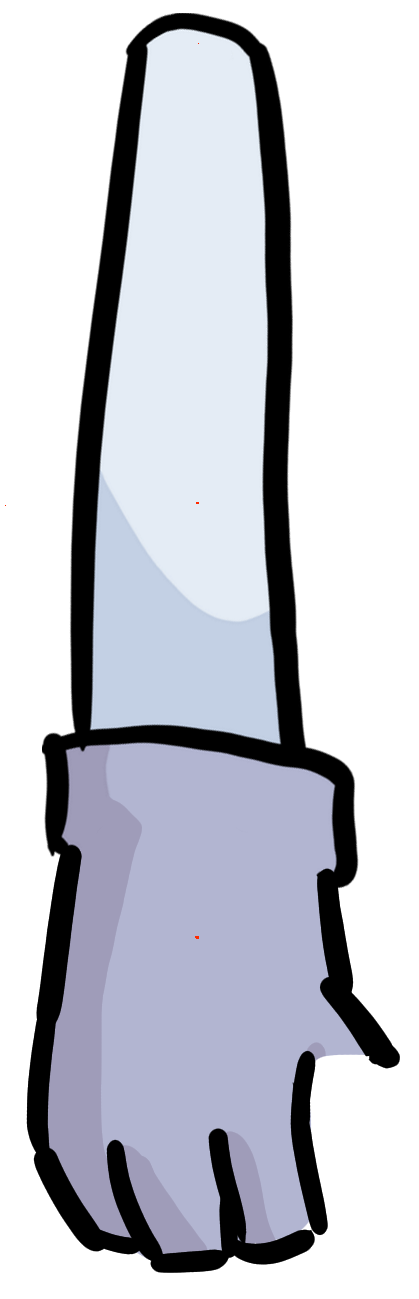
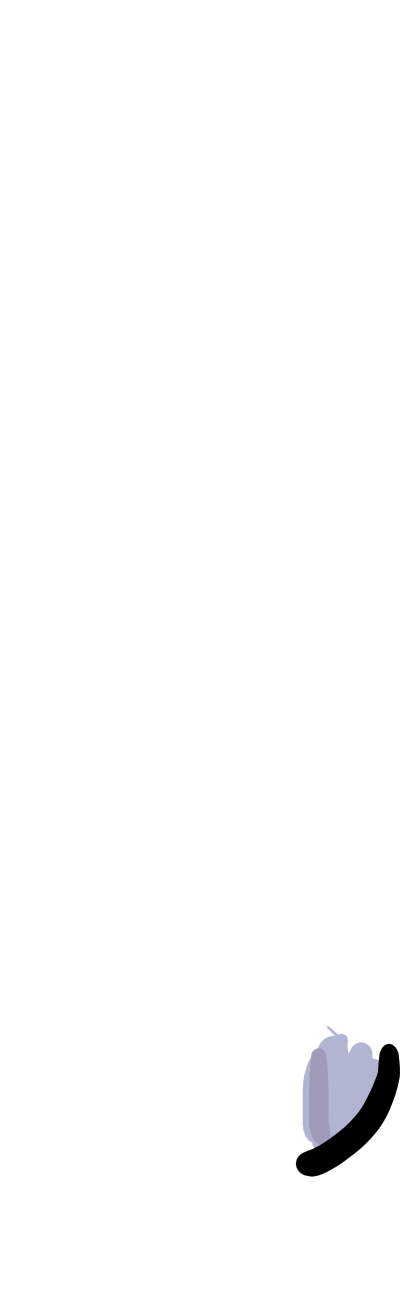
Revision of a layered 419 x 1299 image; what changed, layer by layer:
hid "Layer 5" (1st of 2) over [5, 13, 256, 1273]
hid "Layer 4" over [26, 789, 401, 1273]
hid "Layer 6" over [5, 13, 401, 1273]
added layer "Layer 10" above "Layer 11" over [256, 1024, 401, 1216]
added layer "Layer 11" above "Layer 5" over [256, 1024, 401, 1216]
hid "original" over [5, 13, 401, 1273]
